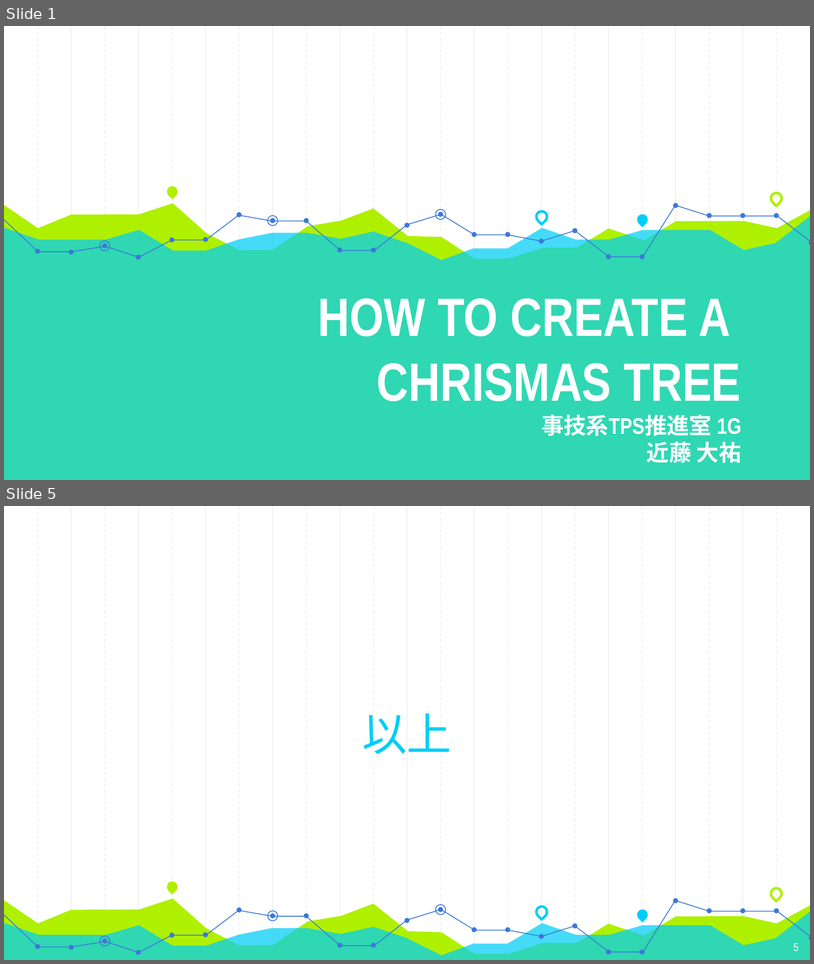
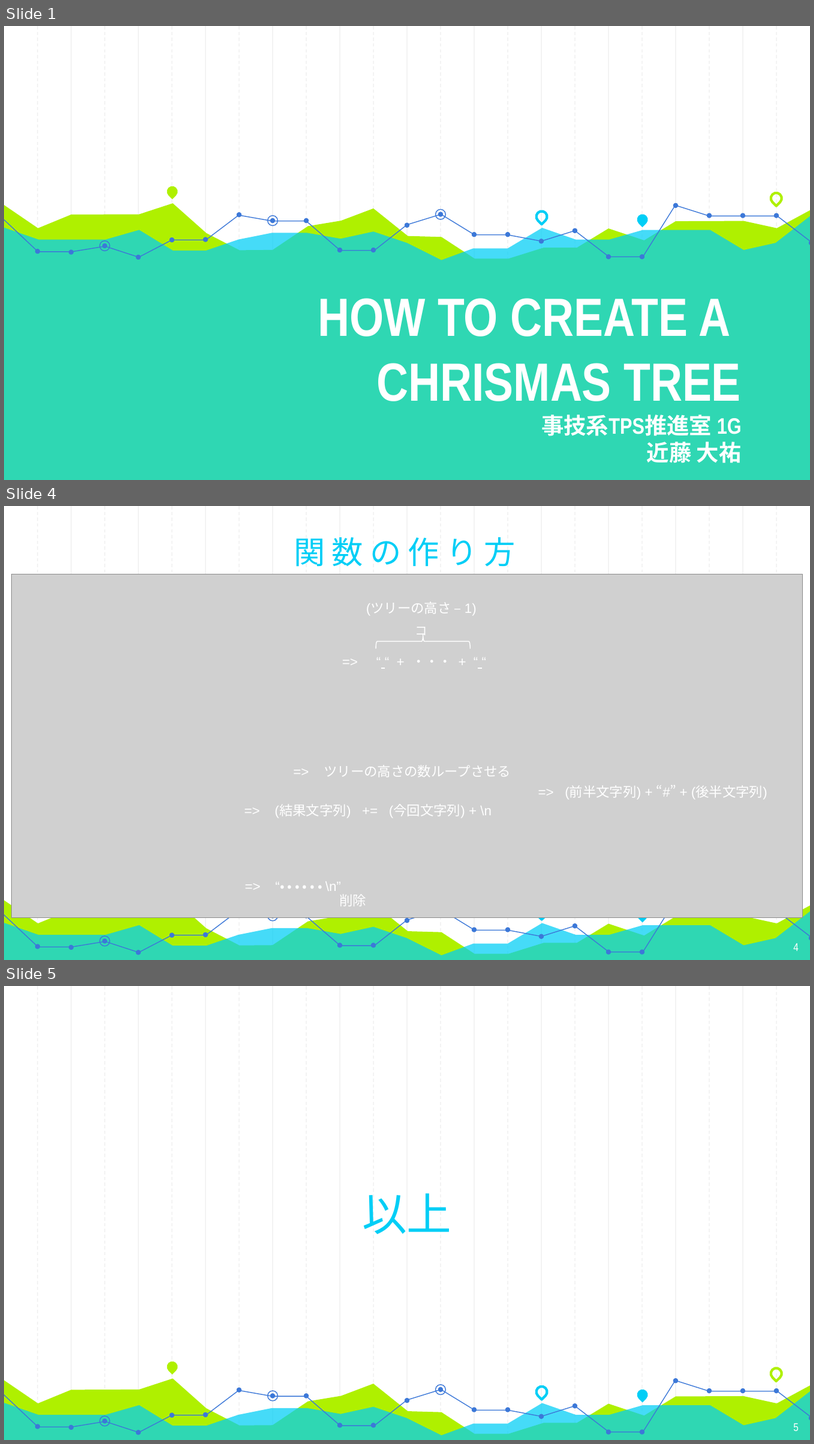
Before and after one commit to kondo0608/tree, a slide deck: presentation.pptx. Shown one above the other, each under a label of ours: slides 1 and 5 before the commit, slides 1, 4 and 5 after it; the slides between them are not shown. The pictures are 814x964 and 814x1444 pixels, drawn with LibreOffice and Linux fonts; fonts in the diff are those of the drawing; grey boxes stand for pictures. Boxes give left, top, right and bottom in pixels: in the first picture for what was removed or moved away, otherwise in the second. Text is boxed around its words. In the diff, an @@ line names an element or a change of style, - is before the commit and + after.

```diff
--- a/presentation.pptx
+++ b/presentation.pptx
@@ slide 4 added at [4,506,810,960], background #FFFFFF; not listed: 50 template elements that a slide beside it also shows @@
@@ title added at [294,537,516,567], 28 pt, text #00CEF6 @@
+関数の作り方
@@ picture added at [11,574,803,918] @@
@@ text added at [366,602,477,639], 12 pt, text #FFFFFF @@
+(ツリーの高さ – 1) コ
@@ left brace added at [376,634,471,648], outline #FFFFFF 0.75 pt @@
@@ text added at [412,660,452,662], 12 pt, text #FFFFFF @@
+=> “ “ + ・・・ + “ “
@@ text added at [324,765,511,777], 12 pt, text #FFFFFF @@
+=> ツリーの高さの数ループさせる
@@ text added at [565,786,768,799], 12 pt, text #FFFFFF @@
+=> (前半文字列) + “#” + (後半文字列)
@@ text added at [275,805,492,817], 12 pt, text #FFFFFF @@
+=> (結果文字列) += (今回文字列) + \n
@@ text added at [275,881,341,891], 12 pt, text #FFFFFF @@
+=> “・ ・ ・ ・ ・ ・ \n”
@@ text added at [339,894,366,906], 12 pt, text #FFFFFF @@
+削除
@@ page number added at [794,943,799,951], 10 pt, text #FFFFFF @@
+4
```
Also in this commit, not shown: 2 slides changed, 1 slide removed.
